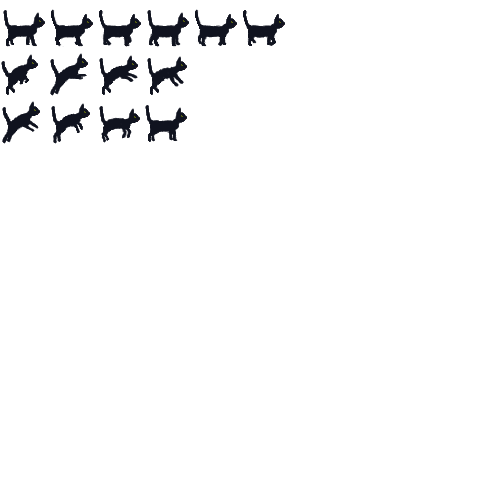
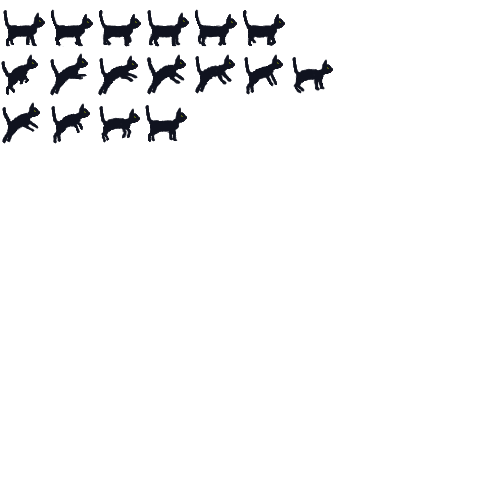
Two versions of the same layered image (480 × 480). Layer-by-layer changes:
painted on "Background" over (26, 54, 333, 119)
